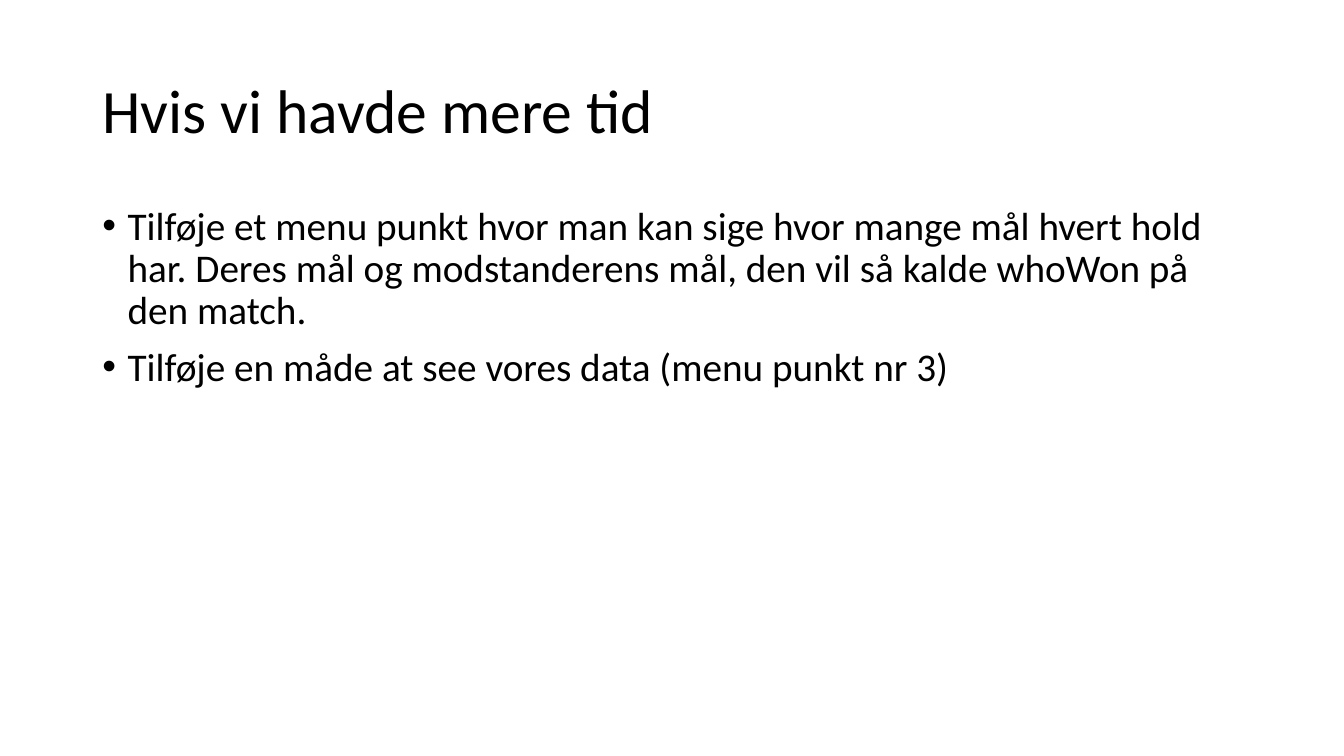
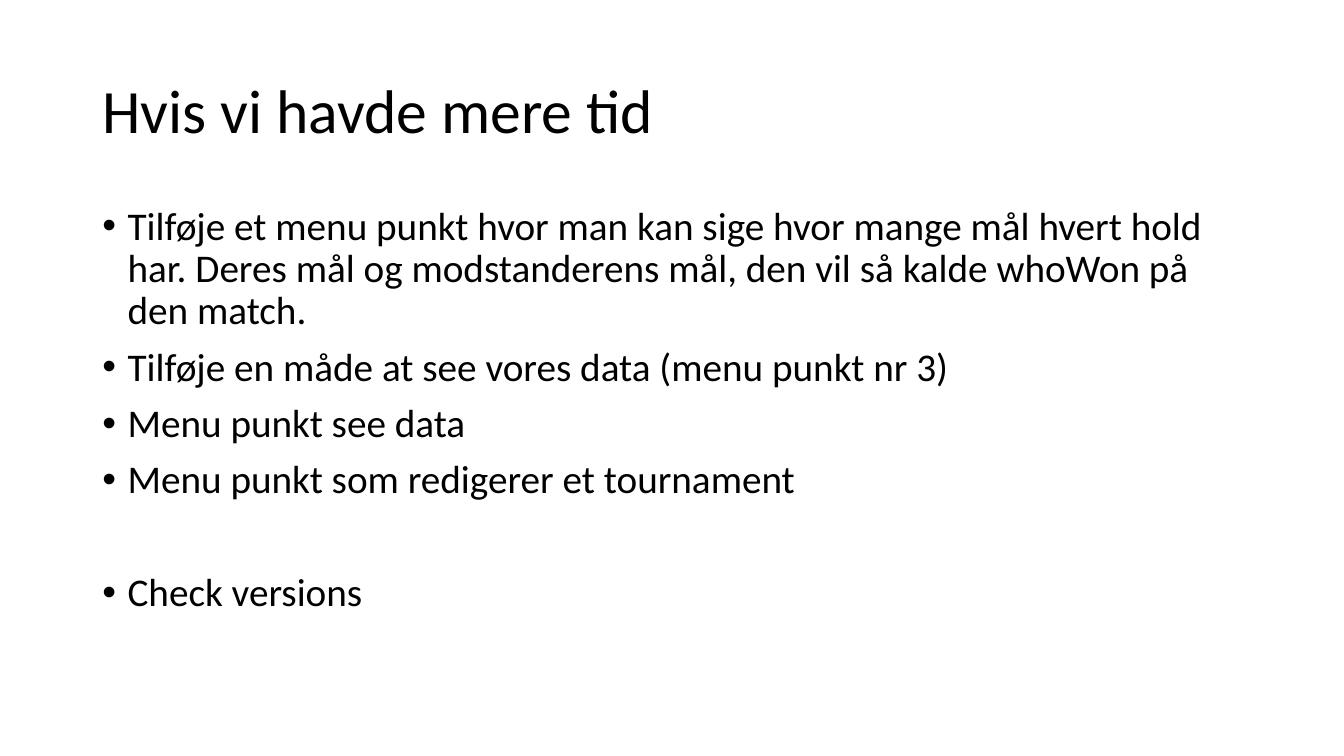
Before and after one commit to Inga-Helgadottir/AIR-SP3, a slide deck: slide 8 of Slides/SP3-pp.odp (slide 7 before the commit). Drawn at 1344x756 pixels with LibreOffice and Linux fonts; fonts in the diff are those of the drawing. Boxes give left, top, right and bottom in pixels: in the first picture for what was removed or moved away, otherwise in the second. Text is boxed around its words. In the diff, an @@ line names an element or a change of style, - is before the commit and + after.

```diff
--- a/Slides/SP3-pp.odp
+++ b/Slides/SP3-pp.odp
@@ text at bbox=[128, 409, 795, 607]: paragraphs added @@
+• Menu punkt see data
+• Menu punkt som redigerer et tournament
+• Check versions
```
Also in this commit, not shown: 2 other slides changed, 2 slides added, 1 slide removed.
